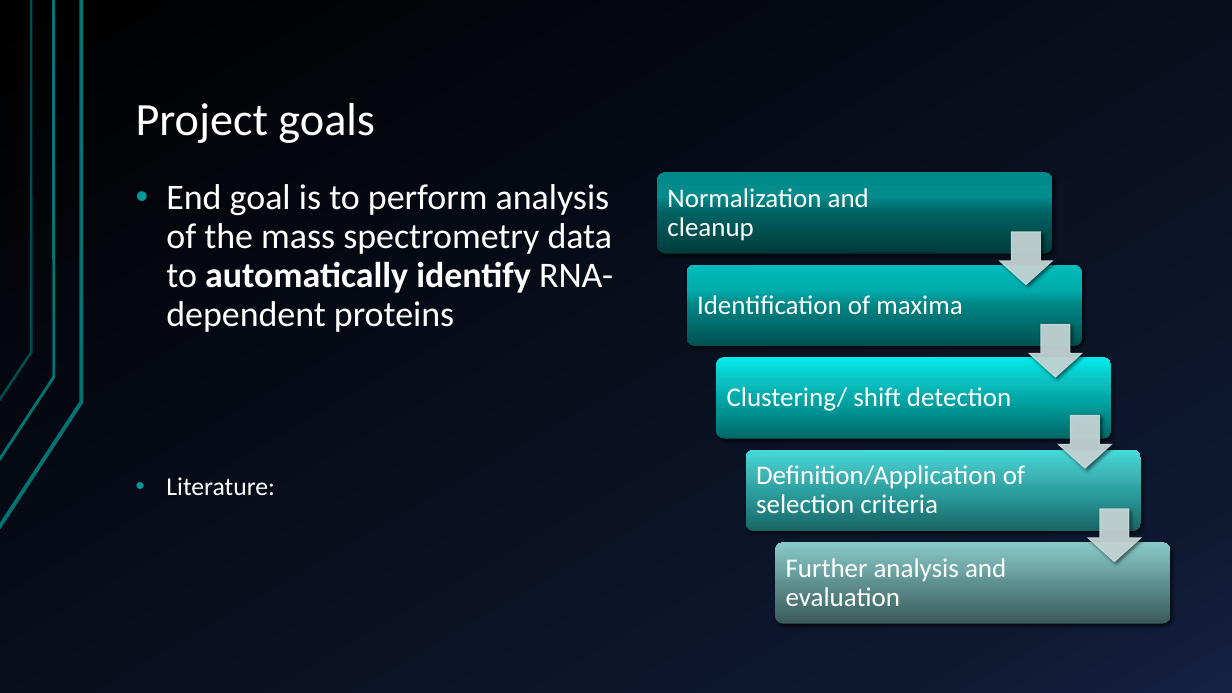
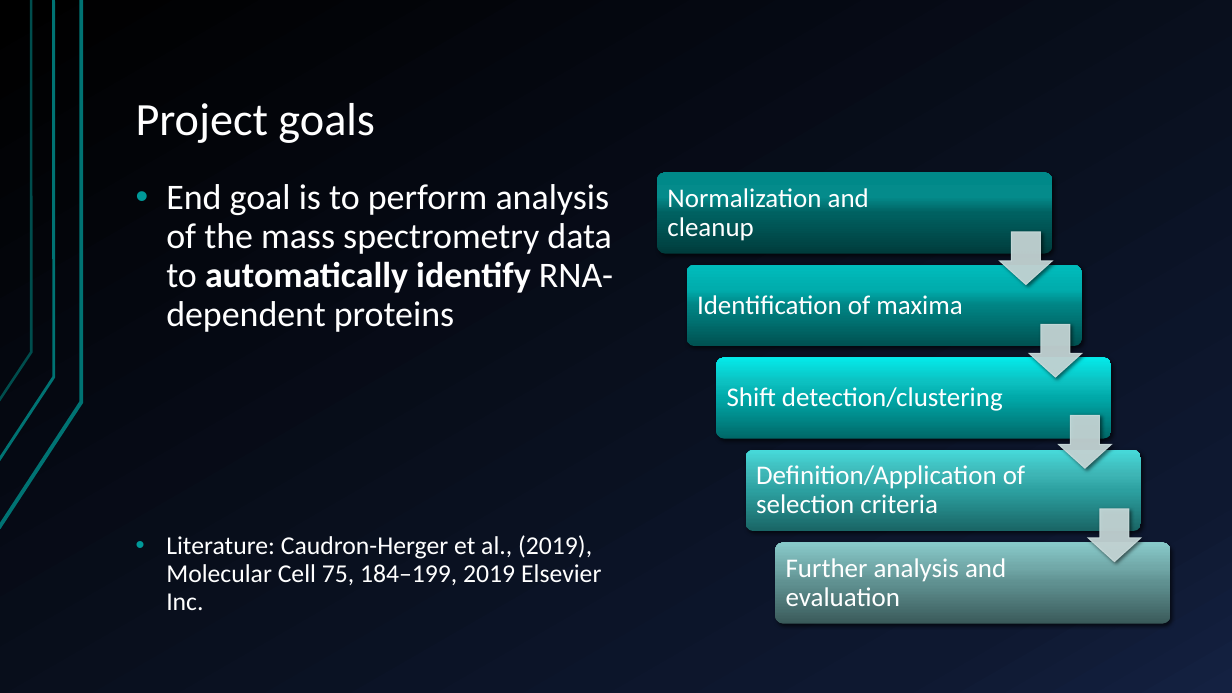
Before and after one commit to AlexandraKummer/2021-topic-03-team-04, a slide deck: slide 3 of Project proposal.pptx. Drawn at 1232x693 pixels with LibreOffice and Linux fonts; fonts in the diff are those of the drawing. Boxes give left, top, right and bottom in pixels: in the first picture for what was removed or moved away, otherwise in the second. Text is boxed around its words. In the diff, an @@ line names an element or a change of style, - is before the commit and + after.

```diff
--- a/Project proposal.pptx
+++ b/Project proposal.pptx
@@ text at bbox=[727, 387, 1003, 411]: text changed @@
-Clustering/ shift detection
+Shift detection/clustering
@@ text at bbox=[166, 535, 601, 610]: text changed @@
-• Literature:
+• Literature: Caudron-Herger et al., (2019), Molecular Cell 75, 184–199, 2019 Elsevier Inc.
```
Also in this commit, not shown: 6 other slides changed, 9 slides added, 4 slides removed.
